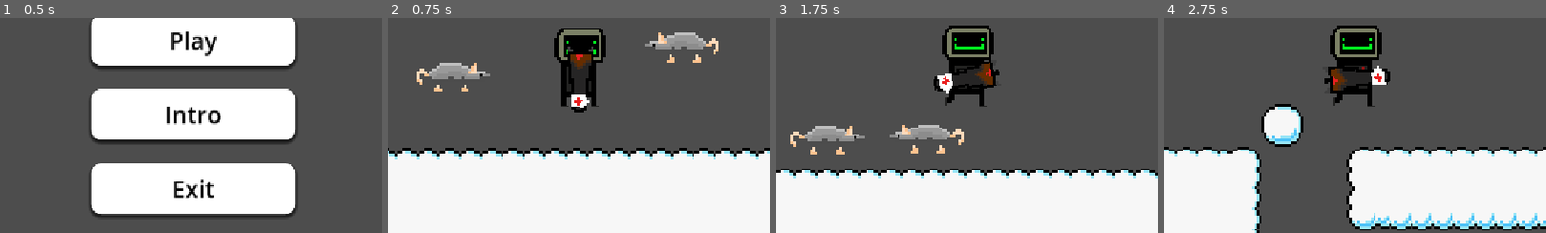
Above: before the commit, frames 1-4 (left to right).
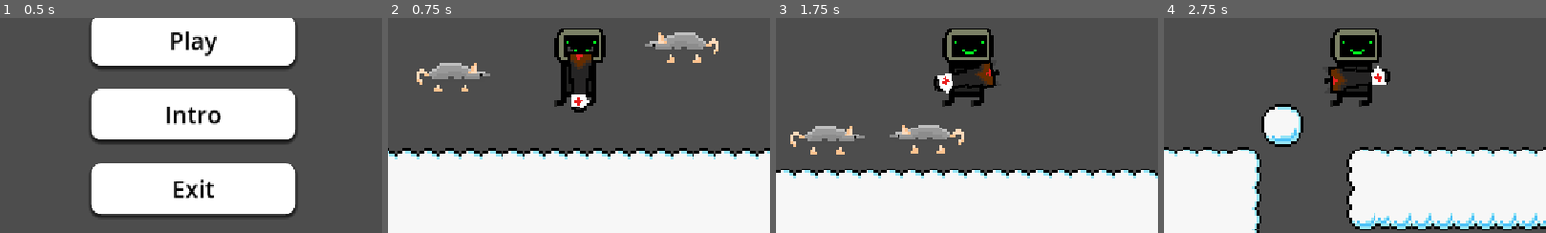
Above: after the commit, the same moments.

Repository: Milo-Griffiths/GameJam-Time
Game: Godot game, scene res://scenes/main.tscn
Two runs of this game, one before a commit and one after it. Both use one fixed random seed, a clock stepped at 60 frames per second and the inputs below.
Inputs (mouse positions are % of the whole screen's width and height, from its top left):
- Up to frame 1 (0.5 s): no input
- Up to frame 2 (0.75 s): click "Play" at 0.5 s
- Up to frame 3 (1.75 s): move the mouse to (72, 45) at 1.27 s; hold Right (right) from 1.28 s (still down); hold Q (Interact) from 1.28 s (still down); tap Up (up) at 1.52 s
- Up to frame 4 (2.75 s): keep holding Right (right); move the mouse to (30, 55) at 2.02 s; release Q (Interact) at 2.03 s; click (30, 55) at 2.1 s; tap Up (up) at 2.27 s
The pictures show only the part of the screen within x 25-75%, y 38-88%; the shares and areas given below are measured in that part.

Frame 1 is identical in both runs. In frame 2, 0.1% of the frame differs, in the area x 43-56%, y 14-42%; in frame 3, 1.3%, in the area x 43-57%, y 3-42%; in frame 4, 1.3%.

Commit message:
amazing air time

Diff:
--- a/assets/scripts/player.gd
+++ b/assets/scripts/player.gd
@@ -24,13 +24,15 @@
 
 
 func _physics_process(delta: float) -> void:
-
+	var air = false
 	var dir_to_mouse: Vector2 = (get_global_mouse_position() - global_position).normalized()
 	var opposite_dir: Vector2 = -dir_to_mouse
 	moving = false
 	# Add the gravity.
 	if not is_on_floor():
 		velocity += get_gravity() * delta
+		animated_sprite_2d.animation = "air"
+		air = true
 	else:
 		canjump = true
 
@@ -43,9 +45,9 @@
 	# As good practice, you should replace UI actions with custom gameplay actions.
 	var direction := Input.get_axis("left", "right")
 	var accel := ACCEL_GROUND if is_on_floor() else ACCEL_AIR
-	if velocity.x > 1 or velocity.x < -1:
+	if (velocity.x > 1 or velocity.x < -1) and not air:
 			animated_sprite_2d.animation = "awful"
-	else:
+	elif not air:
 			animated_sprite_2d.animation = "awful_idle"
 	if direction:
 		velocity.x = move_toward(velocity.x, direction * SPEED, accel * delta)
--- a/scenes/player.tscn
+++ b/scenes/player.tscn
@@ -1,6 +1,7 @@
 [gd_scene format=3 uid="uid://d2cqe4xbq701h"]
 
 [ext_resource type="Script" uid="uid://dsw5u2roqe50o" path="res://assets/scripts/player.gd" id="1_g2els"]
+[ext_resource type="Texture2D" uid="uid://bayb1tjucempf" path="res://assets/player/sams iteration/New Piskel (14).png" id="2_fjrip"]
 [ext_resource type="Texture2D" uid="uid://d2s3l5fy88vfk" path="res://assets/player/sams iteration/New Piskel (12).png" id="2_tuyoq"]
 [ext_resource type="Texture2D" uid="uid://c7yudyglpnk8e" path="res://assets/player/sams iteration/New Piskel (13).png" id="6_fjrip"]
 [ext_resource type="Script" uid="uid://ke2bafswrk1j" path="res://scripts/node_2d.gd" id="10_d2wvv"]
@@ -44,6 +45,14 @@
 
 [sub_resource type="SpriteFrames" id="SpriteFrames_t1b08"]
 animations = [{
+"frames": [{
+"duration": 1.0,
+"texture": ExtResource("2_fjrip")
+}],
+"loop": 1,
+"name": &"air",
+"speed": 5.0
+}, {
 "frames": [{
 "duration": 1.0,
 "texture": SubResource("AtlasTexture_smehm")
@@ -137,7 +146,6 @@
 sprite_frames = SubResource("SpriteFrames_t1b08")
 animation = &"awful_idle"
 autoplay = "awful_idle"
-frame_progress = 0.61858636
 
 [node name="CollisionShape2D" type="CollisionShape2D" parent="." unique_id=490317715]
 position = Vector2(0.06052116, 1)
@@ -157,4 +165,4 @@
 [node name="AnimatedSprite2D" type="AnimatedSprite2D" parent="gun" unique_id=255633166]
 texture_filter = 1
 sprite_frames = SubResource("SpriteFrames_ohs4u")
-frame_progress = 0.3156182
+frame_progress = 0.71388364
